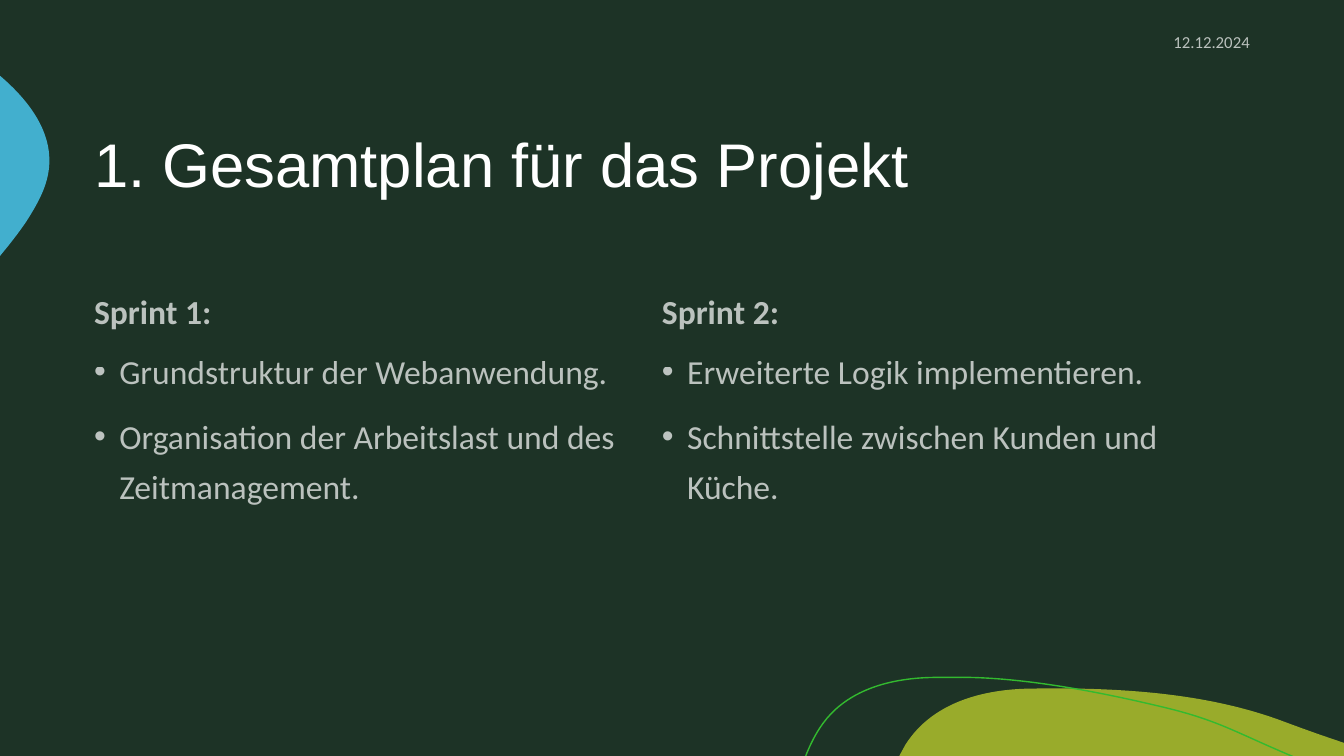
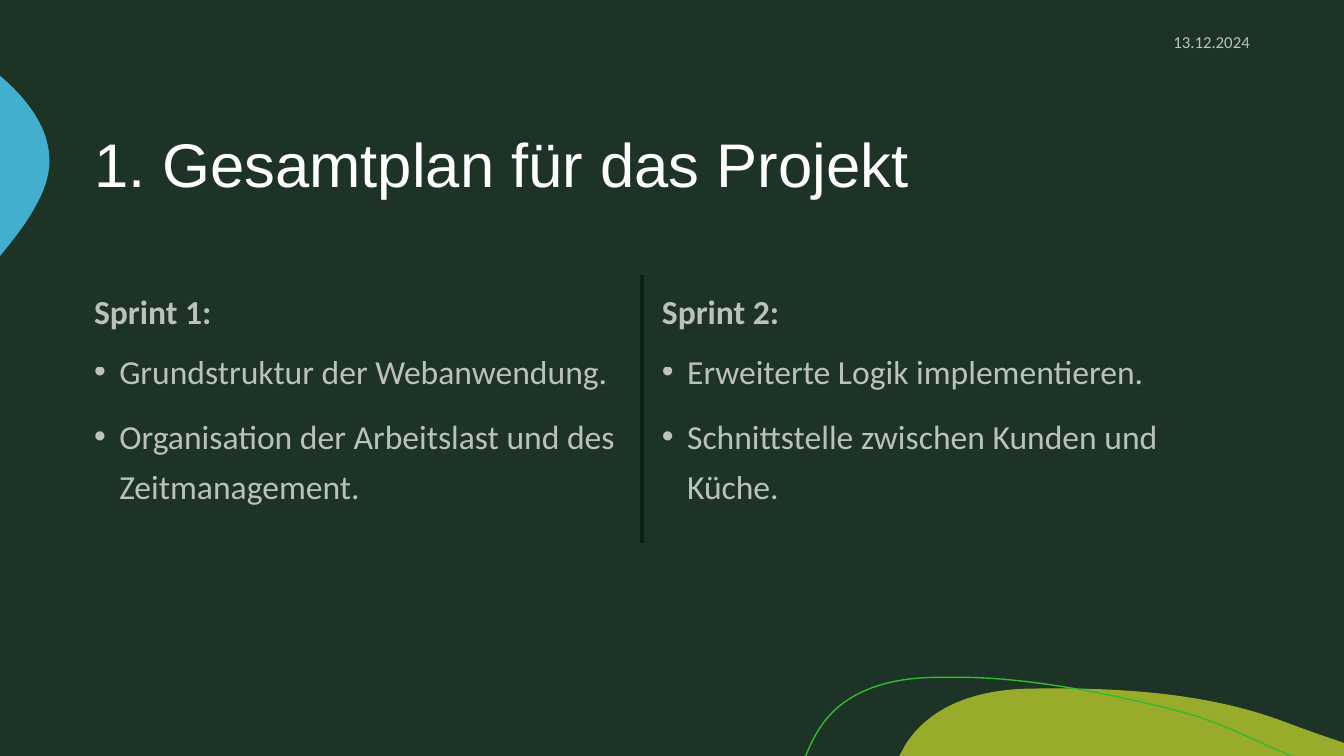
Before and after one commit to zIExpantion/ZumGelbenBach, a slide deck: slide 3 of Dokumente/Sprint-Backlog/Sprint-Backlog2.pptx. Drawn at 1344x756 pixels with LibreOffice and Linux fonts; fonts in the diff are those of the drawing; background and template pictures are left out. Boxes give left, top, right and bottom in pixels: in the first picture for what was removed or moved away, otherwise in the second. Text is boxed around its words. In the diff, an @@ line names an element or a change of style, - is before the commit and + after.

```diff
--- a/Dokumente/Sprint-Backlog/Sprint-Backlog2.pptx
+++ b/Dokumente/Sprint-Backlog/Sprint-Backlog2.pptx
@@ text at (x1=1173, y1=37, x2=1249, y2=48): text changed @@
-12.12.2024
+13.12.2024
@@ line added from (642, 274) to (642, 542), #0A2012 2.25 pt @@
```
Also in this commit, not shown: 14 other slides changed, 1 other file.
